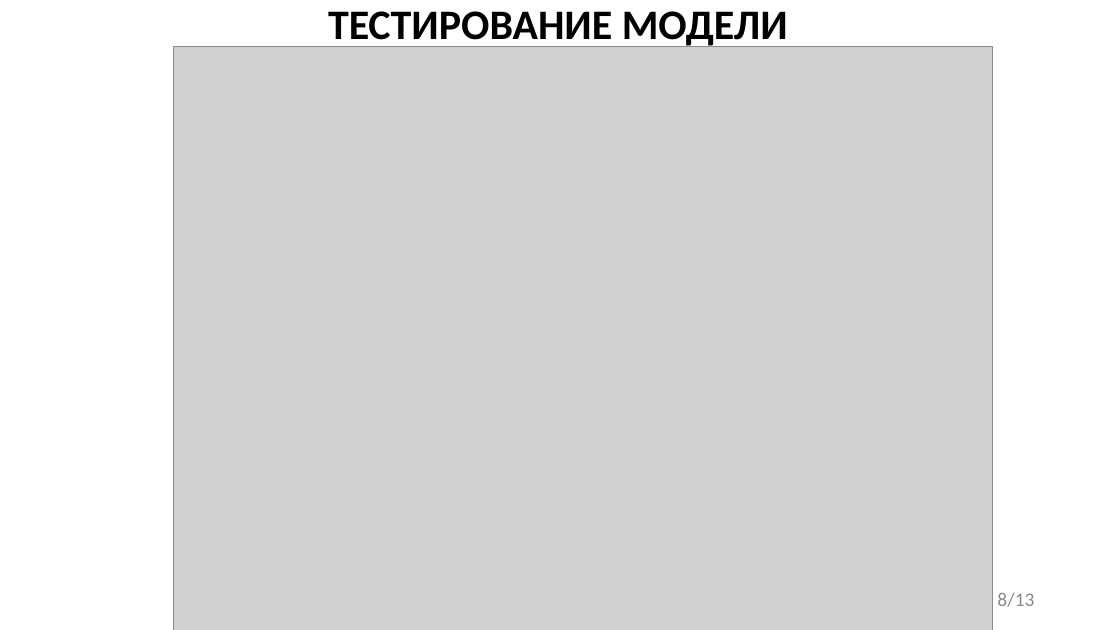
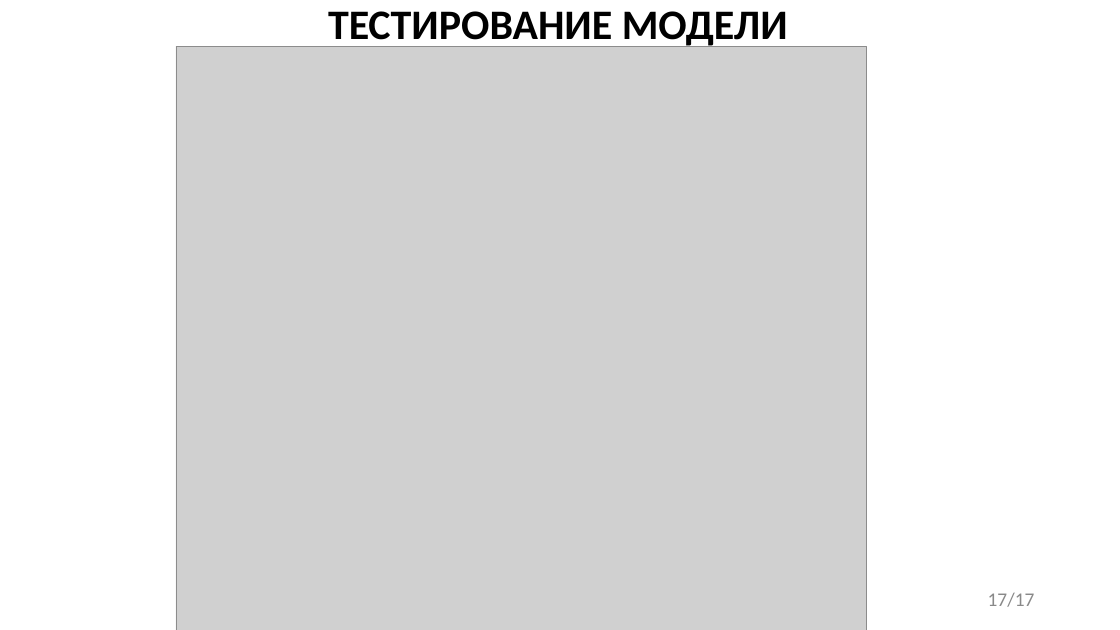
Before and after one commit to FaceMan01/Homework, a slide deck: slide 17 of ВКР/презентация.ppt (slide 8 before the commit). Drawn at 1120x630 pixels with LibreOffice and Linux fonts; fonts in the diff are those of the drawing; grey boxes stand for pictures. Boxes give left, top, right and bottom in pixels: in the first picture for what was removed or moved away, otherwise in the second. Text is boxed around its words. In the diff, an @@ line names an element or a change of style, - is before the commit and + after.

```diff
--- a/ВКР/презентация.ppt
+++ b/ВКР/презентация.ppt
@@ picture resized from (x1=173, y1=46, x2=992, y2=630) to (x1=176, y1=46, x2=866, y2=630) @@
@@ page number at (x1=988, y1=593, x2=1035, y2=607): text changed @@
-8/13
+17/17
```
Also in this commit, not shown: 8 other slides changed, 8 slides added, 4 slides removed, 1 other file.
